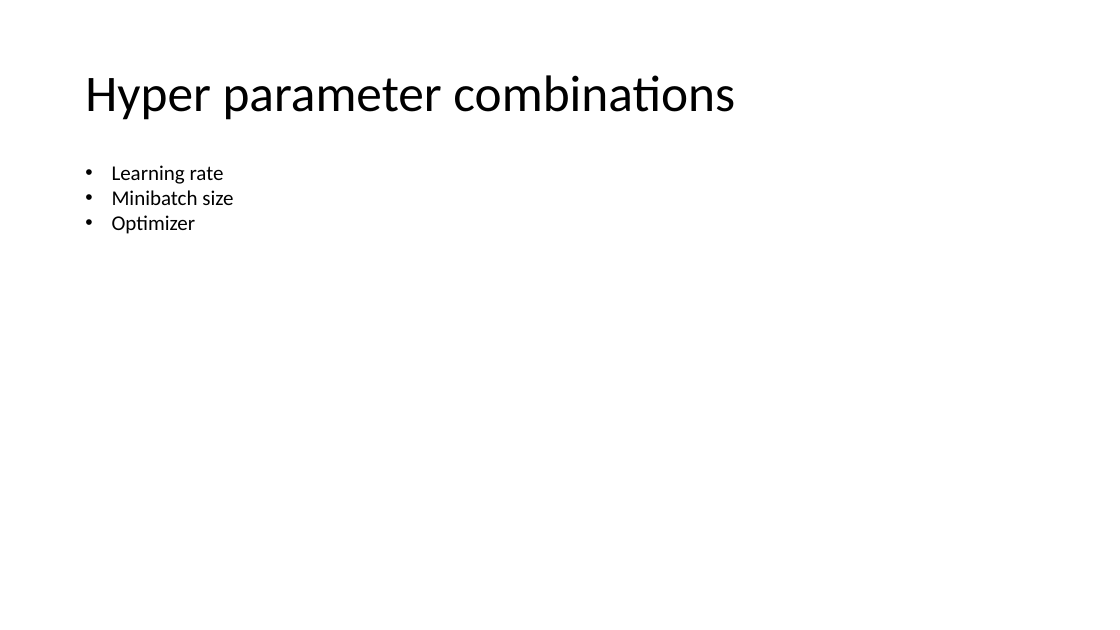
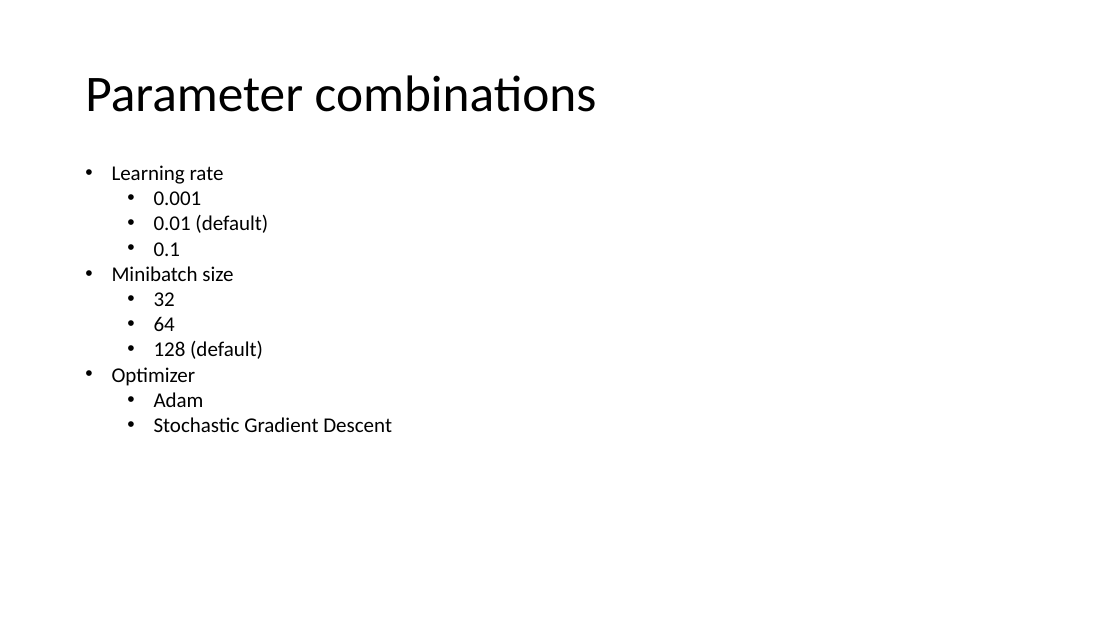
Before and after one commit to harish-kp/Data-analytics, a slide deck: slide 4 of Digitization of Tamil Text.pptx. Drawn at 1120x630 pixels with LibreOffice and Linux fonts; fonts in the diff are those of the drawing. Boxes give left, top, right and bottom in pixels: in the first picture for what was removed or moved away, otherwise in the second. Text is boxed around its words. In the diff, an @@ line names an element or a change of style, - is before the commit and + after.

Commit message:
Presentation update

```diff
--- a/Digitization of Tamil Text.pptx
+++ b/Digitization of Tamil Text.pptx
@@ title at (85, 75, 597, 112): text changed @@
-Hyper parameter combinations
+Parameter combinations
@@ text at (154, 191, 268, 256): paragraphs added @@
+  • 0.001
+  • 0.01 (default)
+  • 0.1
@@ text at (154, 292, 263, 359): paragraphs added @@
+  • 32
+  • 64
+  • 128 (default)
@@ text at (154, 392, 392, 432): paragraphs added @@
+  • Adam
+  • Stochastic Gradient Descent
```
Also in this commit, not shown: 1 other slide changed, 4 slides added, 5 other files.
